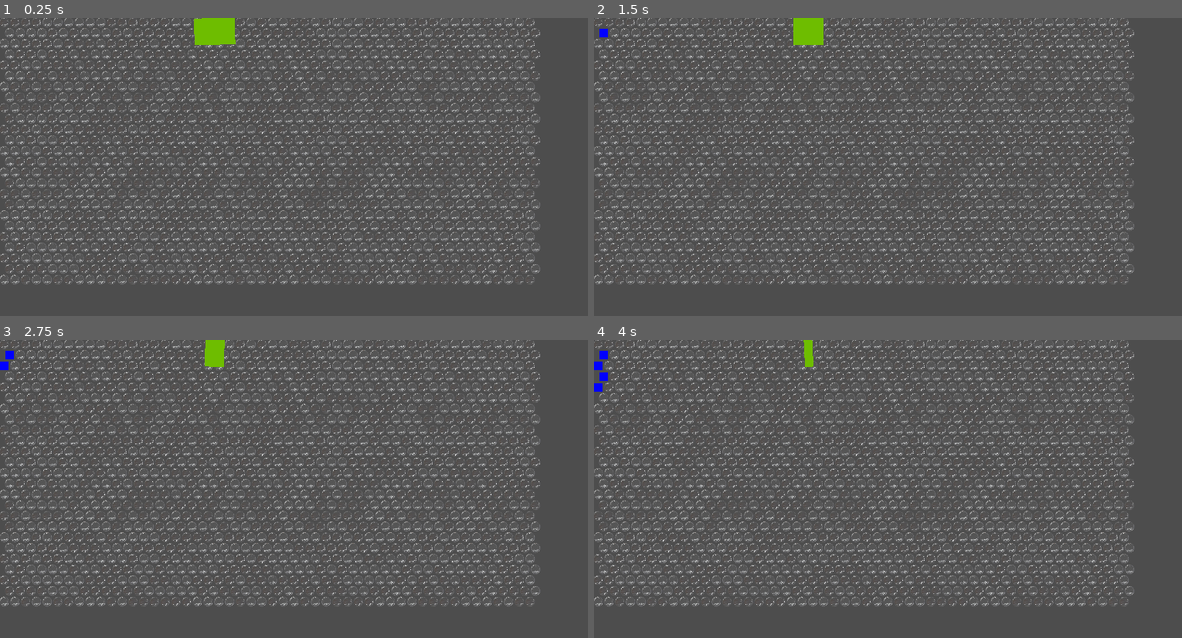
Above: before the commit, frames 1-4 (two rows, left to right).
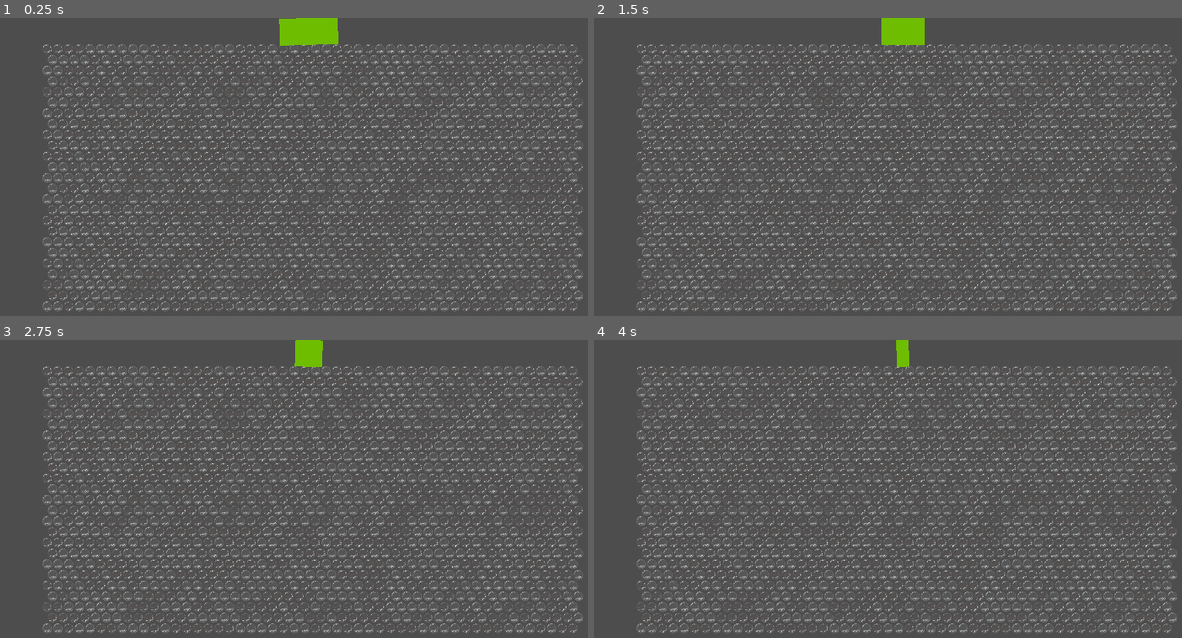
Above: after the commit, the same moments.

Repository: snappy-cobra/GGJ25
Game: Godot game, scene res://scenes/world.tscn
The game is run twice, just before and just after one commit, with the same random seed, the same clock (stepped at 60 frames per second) and the same inputs.
Inputs (mouse positions are in pixels of both pictures, inside the frame that each line leads up to):
- Up to frame 1 (0.25 s): no input
- Up to frame 2 (1.5 s): tap Enter at 0.5 s; move the mouse to (599, 20) at 0.52 s; click (599, 20) at 0.67 s; tap Space at 1.25 s; move the mouse to (605, 32) at 1.27 s; click (605, 32) at 1.42 s
- Up to frame 3 (2.75 s): move the mouse to (5, 366) at 2.02 s; click (5, 366) at 2.17 s
- Up to frame 4 (4 s): move the mouse to (605, 375) at 2.77 s; click (605, 375) at 2.92 s; tap Enter at 3.5 s; move the mouse to (599, 387) at 3.52 s; click (599, 387) at 3.67 s

The runs differ from the first frame. In frame 1, 22% of the frame differs, in the area x 0-100%, y 0-99%; in frame 2, 21%; in frame 3, 21%; in frame 4, 21%.

Commit message:
Center bubbles

Diff:
--- a/game/code/bubble.gd
+++ b/game/code/bubble.gd
@@ -16,8 +16,10 @@
 
 static func create(pos: Vector2i, taps_required: int) -> Bubble:
 	var bubble: Bubble = bubble_scene.instantiate()
+
 	bubble.pos = pos
 	bubble.position = pos * size
+
 
 	if (pos.y % 2 == 1):
 		bubble.position.x += 0.5 * size;
@@ -34,10 +36,11 @@
 
 
 func pop(player: Player) -> void:
-	$Unpopped.hide()
-	$Popped.modulate = player.team.color
+	# $Unpopped.hide()
+	# $Popped.modulate = player.team.color
+	$Unpopped.modulate = player.team.color
 	taps = taps_max
-	$Popped.show()
+	# $Popped.show()
 
 func score() -> int:
 	return taps_max
--- a/game/code/bubbles.gd
+++ b/game/code/bubbles.gd
@@ -11,6 +11,10 @@
 	return bubbles
 
 func setup_grid(size: Vector2i) -> void:
+	var screen_middle = get_viewport_rect().size / 2
+
+	self.position = Vector2i(screen_middle) + Vector2i(80, 50)
+
 	self.size = size
 	for x in size.x:
 		for y in size.y:
--- a/game/scenes/world.tscn
+++ b/game/scenes/world.tscn
@@ -19,6 +19,7 @@
 [node name="TimerBar" parent="." instance=ExtResource("4_j3cyd")]
 modulate = Color(0.43038, 0.739638, 3.85046e-07, 1)
 z_index = 2
+metadata/_edit_use_anchors_ = true
 
 [node name="GameLogic" type="Node" parent="."]
 unique_name_in_owner = true
--- a/game/timer_bar.gd
+++ b/game/timer_bar.gd
@@ -12,6 +12,7 @@
 
 # Called when the node enters the scene tree for the first time.
 func _ready() -> void:
+	window_size = get_viewport_rect().size
 	rect.set_size(Vector2(window_size.x, 50))
 	var tween = create_tween()
 
